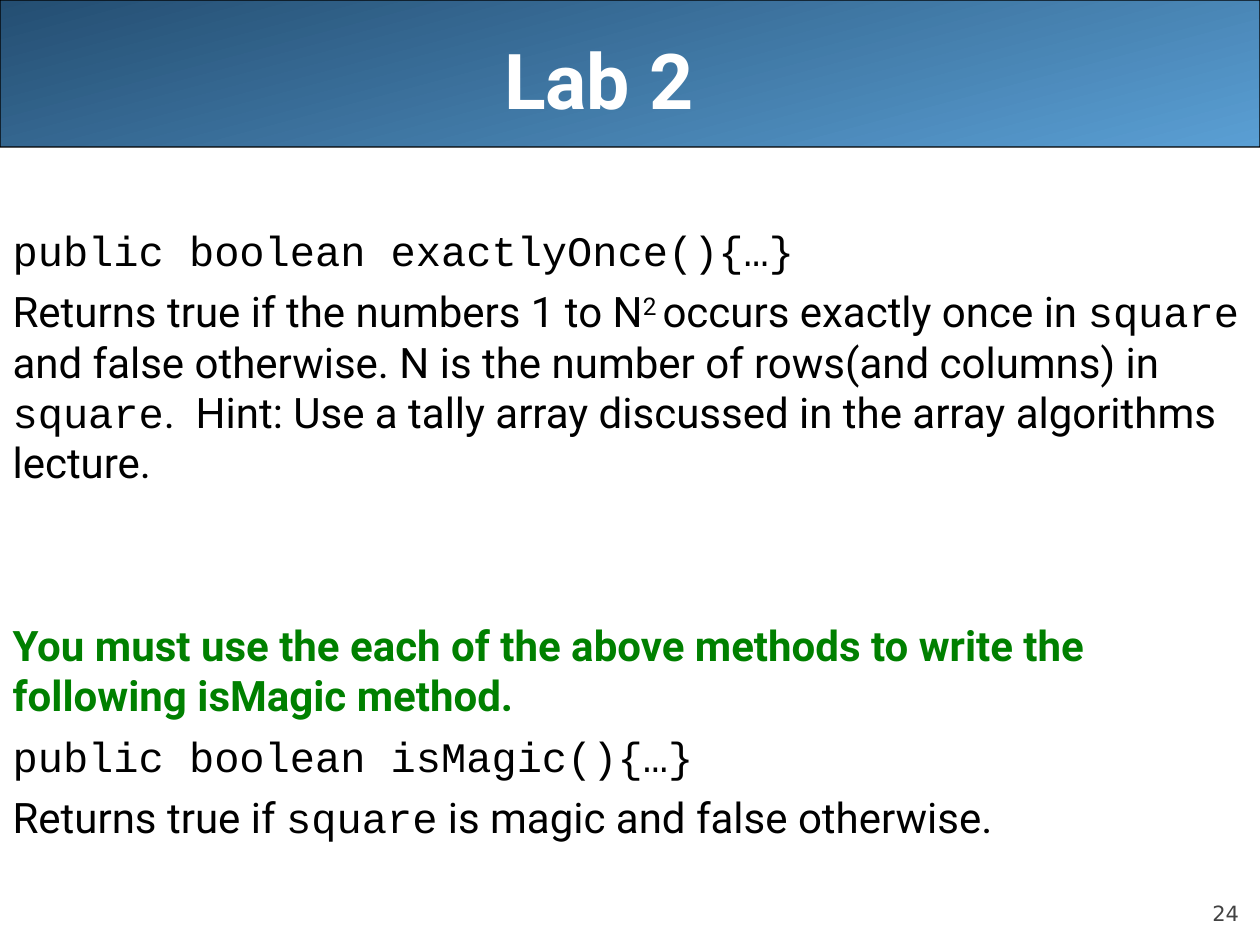
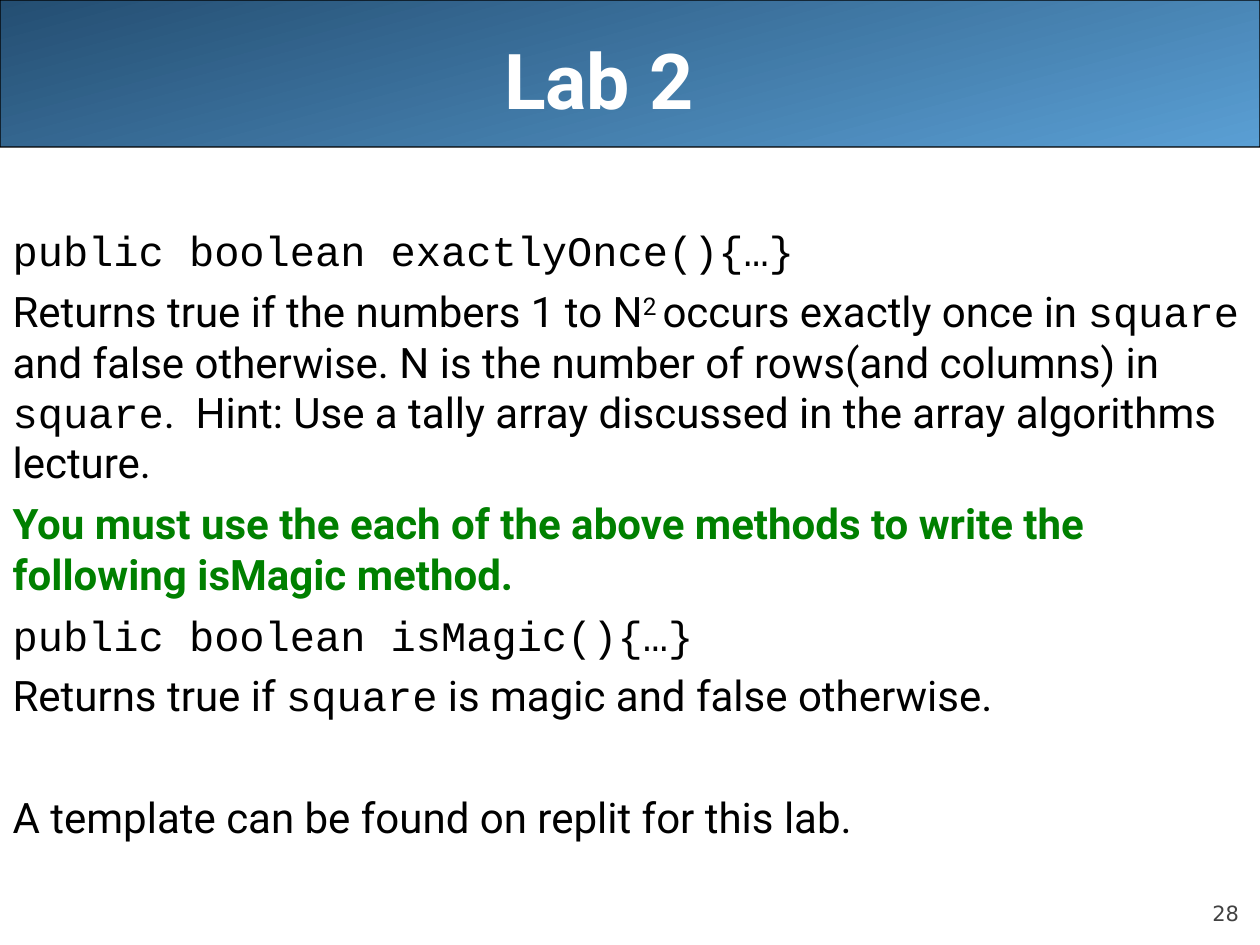
Before and after one commit to LongBaoNguyen/longbaonguyen.github.io, a slide deck: slide 28 of courses/apcsa/lecture20.ppt (slide 24 before the commit). Drawn at 1260x945 pixels with LibreOffice and Linux fonts; fonts in the diff are those of the drawing. Boxes give left, top, right and bottom in pixels: in the first picture for what was removed or moved away, otherwise in the second. Text is boxed around its words. In the diff, an @@ line names an element or a change of style, - is before the commit and + after.

```diff
--- a/courses/apcsa/lecture20.ppt
+++ b/courses/apcsa/lecture20.ppt
@@ text at (13,801,852,842): paragraph added @@
+A template can be found on replit for this lab.
@@ page number at (1212,905,1239,922): text changed @@
-24
+28
```
Also in this commit, not shown: 8 other slides changed, 4 slides added, 7 other files.
